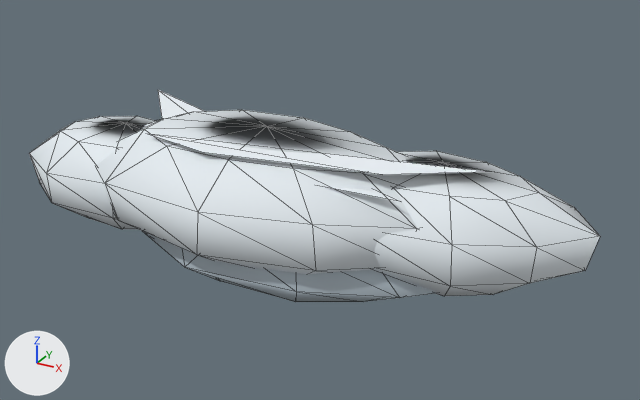
What one commit did to the glTF model assets/models/world/weather_layers.gltf.
The view is the same before and after, from a camera (50 mm lens) standing at (2.3, -3.61, 1.8) and looking at (0.26, 0.08, -0.04). The lights are fixed; the arrows at lower left show +X, +Y and +Z. The older version comes first. Mesh edges are drawn as thin lines. Where no turn or scale is listed for an object, it has been applied to the vertices.

Objects in the first picture: 'cloud bank lobe center', 'cloud bank lobe left', 'cloud bank lobe right', 'high cirrus slash a', 'high cirrus slash b', 'shadow belly lobe'.
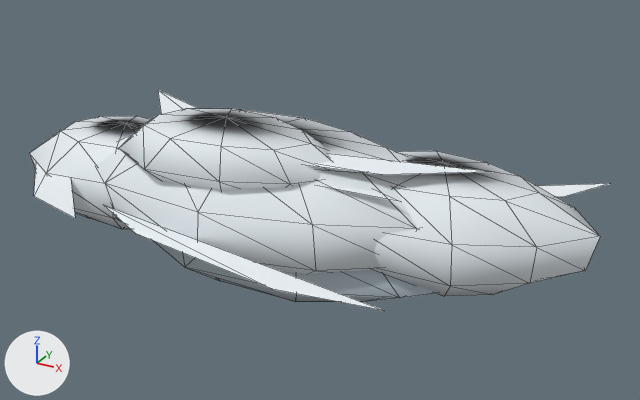
Where the change shows, as pixel boxes (x1, y1, x2, y2) in the pictures (640 x 400 px):
'cloud bank upper depth lobe', added
    after: (119, 108, 332, 191)
'thin trailing cloud wisp', added
    after: (104, 205, 385, 311)
'feathered cloud edge wisp north', added
    after: (34, 163, 75, 218)
'feathered cloud edge wisp south', added
    after: (538, 183, 610, 197)

Edits to the bpy script that builds the scene:
```text
Add mat_feathered_cloud_edge_wisp:
    mat_feathered_cloud_edge_wisp = principled_material('feathered cloud edge wisp')
    mat_feathered_cloud_edge_wisp.base_color = (0.86, 0.91, 0.95)  # white #eff5f9
    mat_feathered_cloud_edge_wisp.roughness = 0.58
Add me_thin_trailing_cloud_wisp:
    me_thin_trailing_cloud_wisp.from_pydata([(-0.66, -0.53, -0.03), (1.04, -0.79, -0.03), (0.55, -0.86, -0.03), (-0.3, -0.71, -0.03)], [], [(0, 1, 2), (0, 2, 3)])
    me_thin_trailing_cloud_wisp.materials.append(mat_feathered_cloud_edge_wisp)  # white #eff5f9
Add me_feathered_cloud_edge_wisp_south:
    me_feathered_cloud_edge_wisp_south.from_pydata([(0.595, 0.234, 0.02), (1.561, 0.878, 0.02), (1.389, 0.576, 0.02), (0.897, 0.265, 0.02)], [], [(0, 1, 2), (0, 2, 3)])
    me_feathered_cloud_edge_wisp_south.materials.append(mat_feathered_cloud_edge_wisp)  # white #eff5f9
Add me_feathered_cloud_edge_wisp_north:
    me_feathered_cloud_edge_wisp_north.from_pydata([(-1.437, 0.039, 0.04), (-0.552, -0.833, 0.04), (-0.919, -0.734, 0.04), (-1.35, -0.285, 0.04)], [], [(0, 1, 2), (0, 2, 3)])
    me_feathered_cloud_edge_wisp_north.materials.append(mat_feathered_cloud_edge_wisp)  # white #eff5f9
Add me_cloud_bank_upper_depth_lobe:
    me_cloud_bank_upper_depth_lobe.from_pydata(...)  # 32 vertices, 60 faces; spans x -0.713..0.567, y -0.57..0.196, z 0.06..0.42
    me_cloud_bank_upper_depth_lobe.materials.append(mat_soft_cloud_lobe)  # white #e5ecf1
Add ob_thin_trailing_cloud_wisp:
    ob_thin_trailing_cloud_wisp = bpy.data.objects.new('thin trailing cloud wisp', me_thin_trailing_cloud_wisp)
    ob_thin_trailing_cloud_wisp.location = (0.0, 0.0, 0.0)
Add ob_feathered_cloud_edge_wisp_south:
    ob_feathered_cloud_edge_wisp_south = bpy.data.objects.new('feathered cloud edge wisp south', me_feathered_cloud_edge_wisp_south)
    ob_feathered_cloud_edge_wisp_south.location = (0.0, 0.0, 0.0)
Add ob_feathered_cloud_edge_wisp_north:
    ob_feathered_cloud_edge_wisp_north = bpy.data.objects.new('feathered cloud edge wisp north', me_feathered_cloud_edge_wisp_north)
    ob_feathered_cloud_edge_wisp_north.location = (0.0, 0.0, 0.0)
Add ob_cloud_bank_upper_depth_lobe:
    ob_cloud_bank_upper_depth_lobe = bpy.data.objects.new('cloud bank upper depth lobe', me_cloud_bank_upper_depth_lobe)
    ob_cloud_bank_upper_depth_lobe.location = (0.0, 0.0, 0.0)
```
